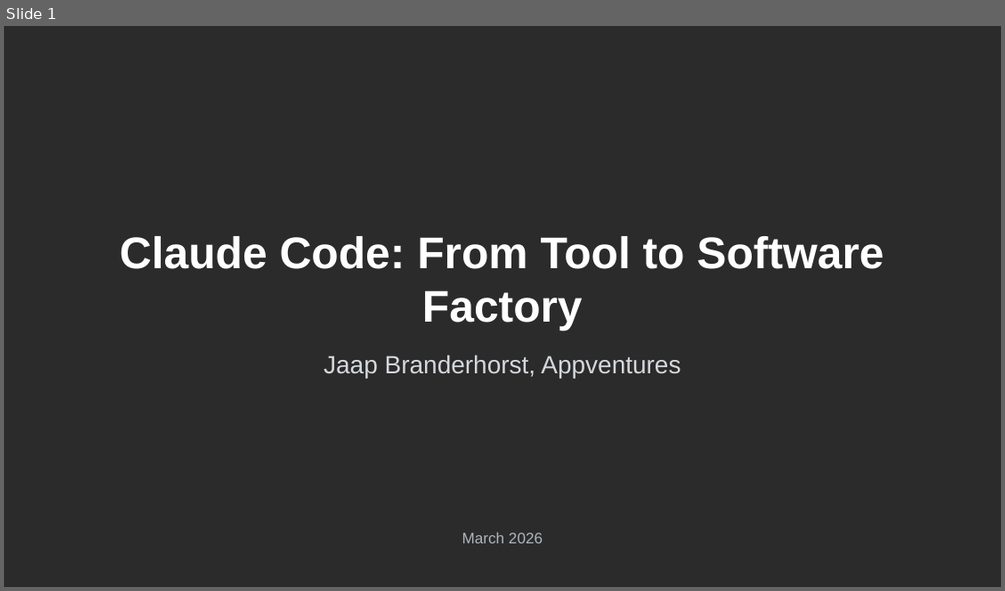
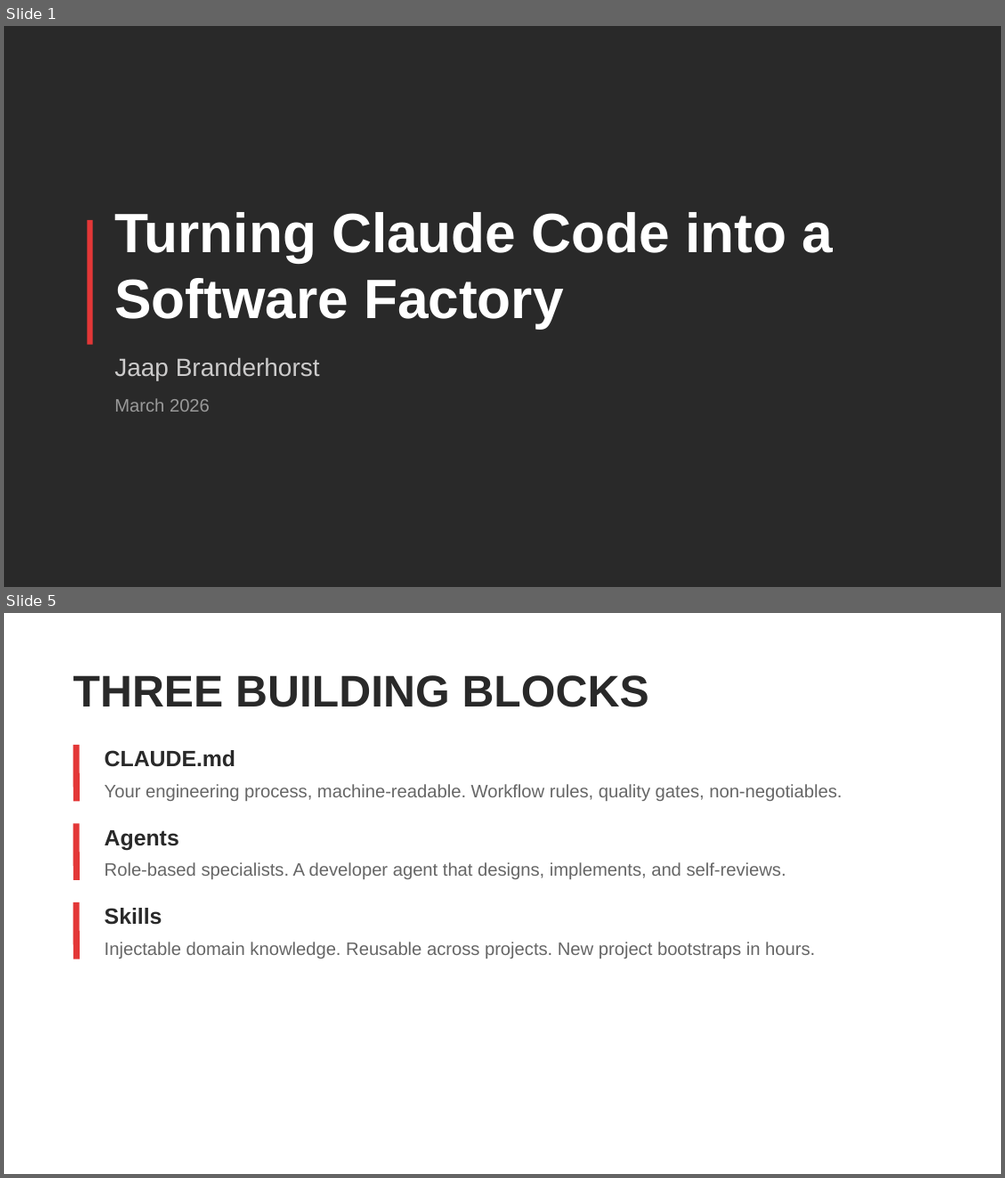
Before and after one commit to SalesforceRocks/python-demo, a slide deck: presentation.pptx. Shown one above the other, each under a label of ours: slide 1 before the commit, slides 1 and 5 after it; the slides between them are not shown. The pictures are 1005x591 and 1005x1178 pixels, drawn with LibreOffice and Linux fonts; fonts in the diff are those of the drawing; background and template pictures are left out; a plain dark background stands for a picture behind light text. Boxes give left, top, right and bottom in pixels: in the first picture for what was removed or moved away, otherwise in the second. Text is boxed around its words. In the diff, an @@ line names an element or a change of style, - is before the commit and + after.

```diff
--- a/presentation.pptx
+++ b/presentation.pptx
@@ slide 5 added at (x1=4, y1=613, x2=1001, y2=1174), background #FFFFFF @@
@@ text added at (x1=73, y1=675, x2=649, y2=707), 32 pt, text #292929, bold @@
+THREE BUILDING BLOCKS
@@ line added from (77, 745) to (77, 802), #E33737 4.5 pt @@
@@ text added at (x1=105, y1=750, x2=235, y2=767), 16 pt, text #292929, bold @@
+CLAUDE.md
@@ text added at (x1=105, y1=784, x2=841, y2=801), 13 pt, text #666666 @@
+Your engineering process, machine-readable. Workflow rules, quality gates, non-negotiables.
@@ line added from (77, 823) to (77, 880), #E33737 4.5 pt @@
@@ text added at (x1=105, y1=830, x2=179, y2=851), 16 pt, text #292929, bold @@
+Agents
@@ text added at (x1=105, y1=862, x2=786, y2=879), 13 pt, text #666666 @@
+Role-based specialists. A developer agent that designs, implements, and self-reviews.
@@ line added from (77, 902) to (77, 959), #E33737 4.5 pt @@
@@ text added at (x1=105, y1=908, x2=162, y2=925), 16 pt, text #292929, bold @@
+Skills
@@ text added at (x1=105, y1=941, x2=815, y2=958), 13 pt, text #666666 @@
+Injectable domain knowledge. Reusable across projects. New project bootstraps in hours.
@@ slide 1 changed as well @@
@@ background picture (left out) to #292929 @@
@@ text at (x1=114, y1=212, x2=833, y2=328): text changed; size 32 to 40 pt @@
-Claude Code: From Tool to Software Factory
+Turning Claude Code into a Software Factory
@@ rectangle added at (x1=87, y1=219, x2=93, y2=344), fill #E33737 @@
@@ text at (x1=114, y1=357, x2=320, y2=380): text changed; text colour #D5D8DC to #CCCBCB @@
-Jaap Branderhorst, Appventures
+Jaap Branderhorst
@@ text "March 2026" moved from (x1=462, y1=532, x2=542, y2=543) to (x1=114, y1=398, x2=210, y2=411) @@
@@ text "March 2026" at (x1=114, y1=398, x2=210, y2=411): size 11 to 13 pt, text colour #AEB6BF to #999999; alignment centre to left @@
```
Also in this commit, not shown: 10 other slides added, 27 slides removed, 18 other files.
